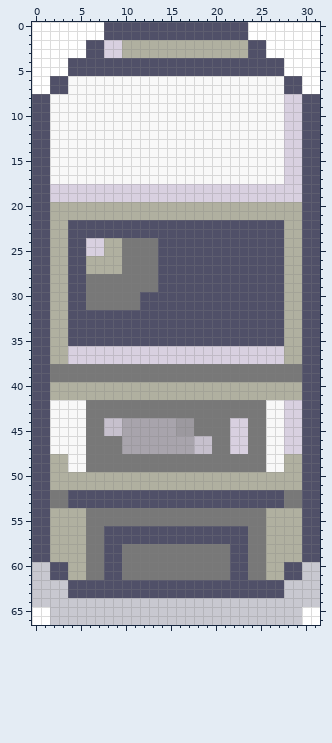
Two states of a sprite sheet, Tileset/Object/ATM.png. This is how it looked before the edit.
The file is 32x67 pixels.
The same view after the edit:
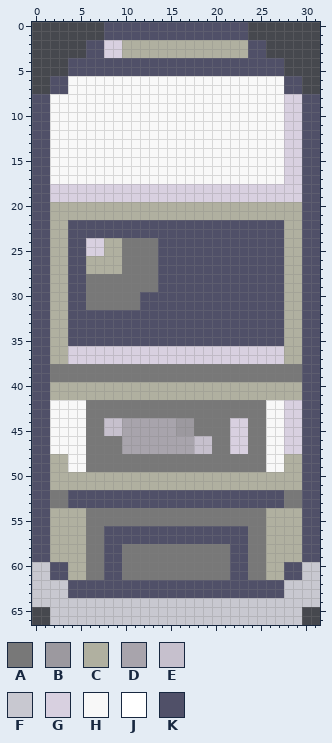
Palette (. is transparent): A #787878  B #9c999f  C #b0b0a0  D #a8a4ac  E #c6c0cd  F #c8c8d0  G #d8d0e0  H #f8f8f8  J #ffffff  K #505068
What changed:
@@ x 0..31 @@
- 0 JJJJJJJJKKKKKKKKKKKKKKKKJJJJJJJJ
- 1 JJJJJJJJKKKKKKKKKKKKKKKKJJJJJJJJ
- 2 JJJJJJKKGGCCCCCCCCCCCCCCKKJJJJJJ
- 3 JJJJJJKKGGCCCCCCCCCCCCCCKKJJJJJJ
- 4 JJJJKKKKKKKKKKKKKKKKKKKKKKKKJJJJ
- 5 JJJJKKKKKKKKKKKKKKKKKKKKKKKKJJJJ
- 6 JJKKHHHHHHHHHHHHHHHHHHHHHHHHKKJJ
- 7 JJKKHHHHHHHHHHHHHHHHHHHHHHHHKKJJ
+ 0 ........KKKKKKKKKKKKKKKK........
+ 1 ........KKKKKKKKKKKKKKKK........
+ 2 ......KKGGCCCCCCCCCCCCCCKK......
+ 3 ......KKGGCCCCCCCCCCCCCCKK......
+ 4 ....KKKKKKKKKKKKKKKKKKKKKKKK....
+ 5 ....KKKKKKKKKKKKKKKKKKKKKKKK....
+ 6 ..KKHHHHHHHHHHHHHHHHHHHHHHHHKK..
+ 7 ..KKHHHHHHHHHHHHHHHHHHHHHHHHKK..
  8 KKHHHHHHHHHHHHHHHHHHHHHHHHHHGGKK
@@ x 0..31 @@
 64 FFFFFFFFFFFFFFFFFFFFFFFFFFFFFFFF
-65 JJFFFFFFFFFFFFFFFFFFFFFFFFFFFFJJ
-66 JJFFFFFFFFFFFFFFFFFFFFFFFFFFFFJJ
+65 ..FFFFFFFFFFFFFFFFFFFFFFFFFFFF..
+66 ..FFFFFFFFFFFFFFFFFFFFFFFFFFFF..
Boxes around the changes in both pictures, in picture pixels (x1, y1, x2, y2):
erased: (32, 22, 104, 94)
erased: (248, 22, 320, 94)
erased: (32, 607, 50, 625)
erased: (302, 607, 320, 625)
